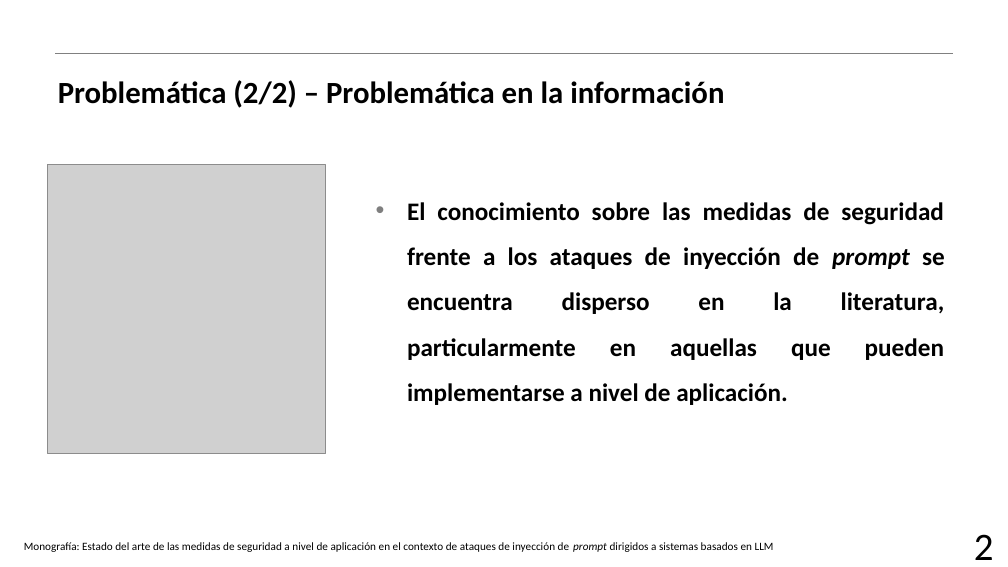
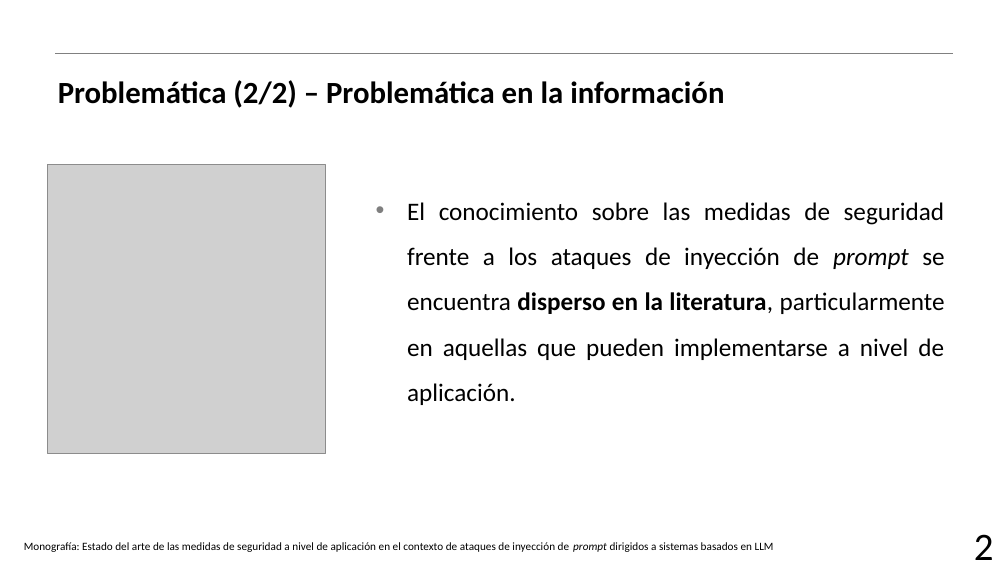
Before and after one commit to AJRx26/semestreVII, a slide deck: slide 3 of proyectoguiado/protocoloRSL/18(RSL1)_NunezSanchezAbraham.pptx. Drawn at 1008x567 pixels with LibreOffice and Linux fonts; fonts in the diff are those of the drawing; grey boxes stand for pictures; background and template pictures are left out. Boxes give left, top, right and bottom in pixels: in the first picture for what was removed or moved away, otherwise in the second. Text is boxed around its words. In the diff, an @@ line names an element or a change of style, - is before the commit and + after.

```diff
--- a/proyectoguiado/protocoloRSL/18(RSL1)_NunezSanchezAbraham.pptx
+++ b/proyectoguiado/protocoloRSL/18(RSL1)_NunezSanchezAbraham.pptx
@@ text "El conocimiento sobre las medidas ..." at <box>407,202,945,405</box>: bold off in "El conocimiento sobre las medidas de seguridad ..." @@
```
Also in this commit, not shown: 14 other slides changed, 2 slides added, 7 other files.
